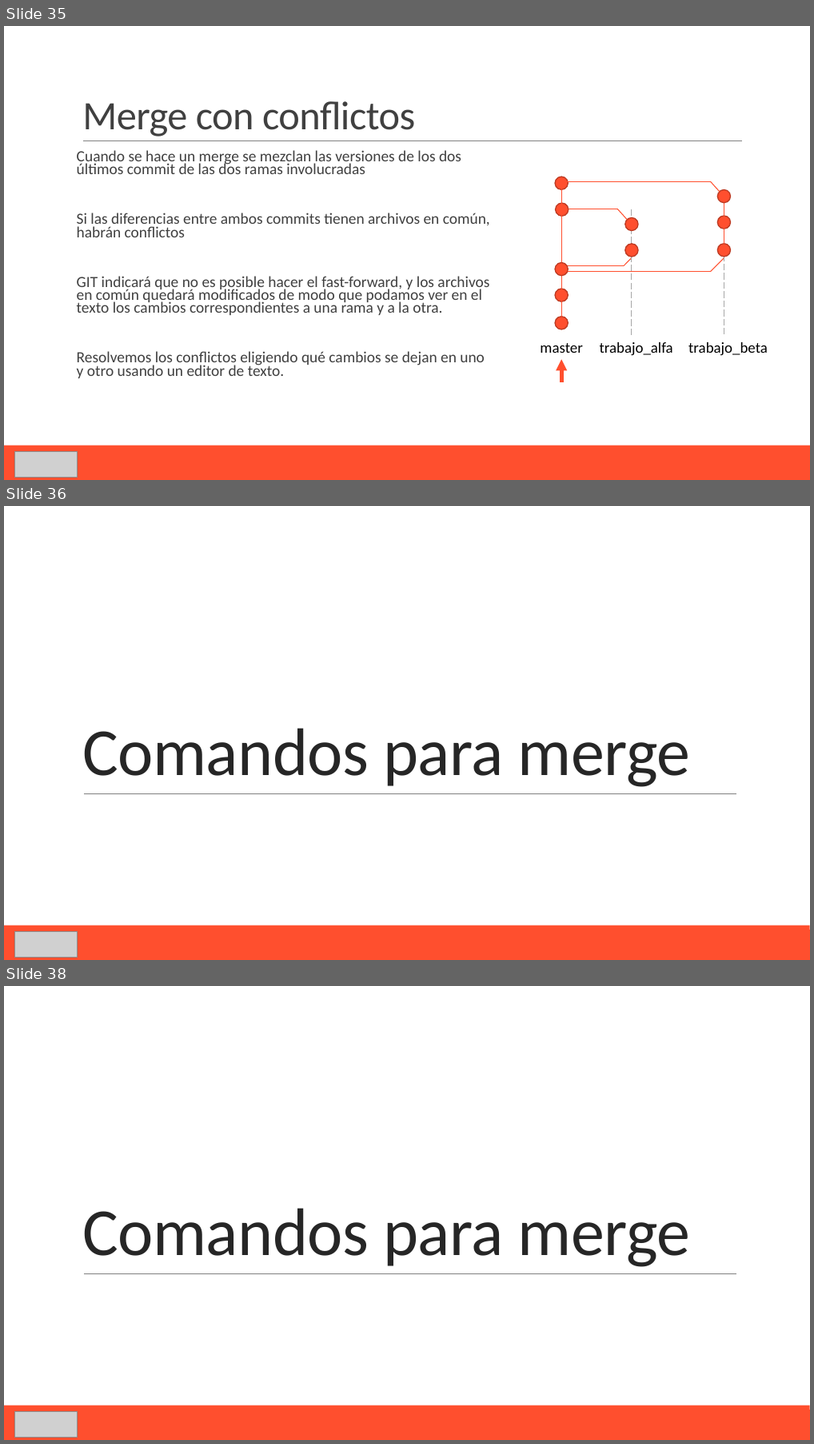
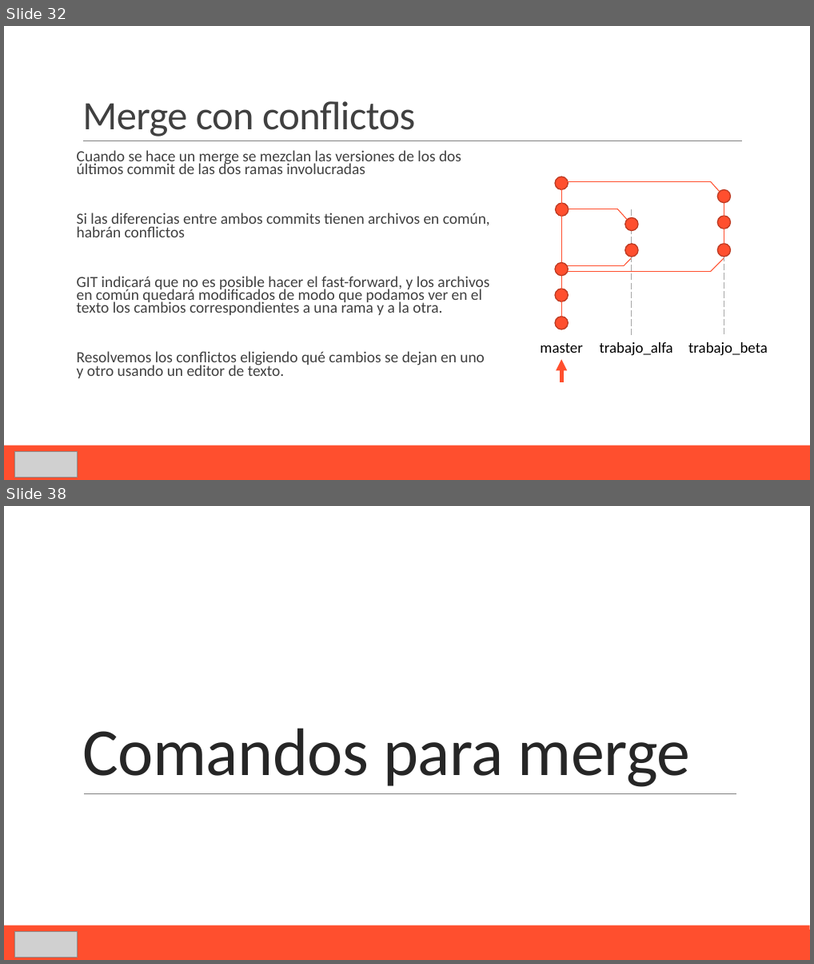
Before and after one commit to Domiciano/PasaporteGITIcesi, a slide deck: Sesión 2 - Gitflow Workflow/B1. Ramificaciones.pptx. Shown one above the other, each under a label of ours: slides 35, 36 and 38 before the commit, slides 32 and 38 after it; the slides between them are not shown. The pictures are 814x1444 and 814x964 pixels, drawn with LibreOffice and Linux fonts; fonts in the diff are those of the drawing; grey boxes stand for pictures. Boxes give left, top, right and bottom in pixels: in the first picture for what was removed or moved away, otherwise in the second. Text is boxed around its words. In the diff, an @@ line names an element or a change of style, - is before the commit and + after.

```diff
--- a/Sesión 2 - Gitflow Workflow/B1. Ramificaciones.pptx
+++ b/Sesión 2 - Gitflow Workflow/B1. Ramificaciones.pptx
@@ slide 36 removed at box(4, 506, 810, 960), background #FFFFFF; not listed: 3 template elements that a slide beside it also shows @@
@@ title removed at box(82, 728, 691, 787) @@
-Comandos para merge
@@ picture removed at box(15, 932, 77, 957) @@
@@ what was slide 35 is now slide 32 @@
```
Also in this commit, not shown: 3 slides changed, 1 slide added, 1 other file.
